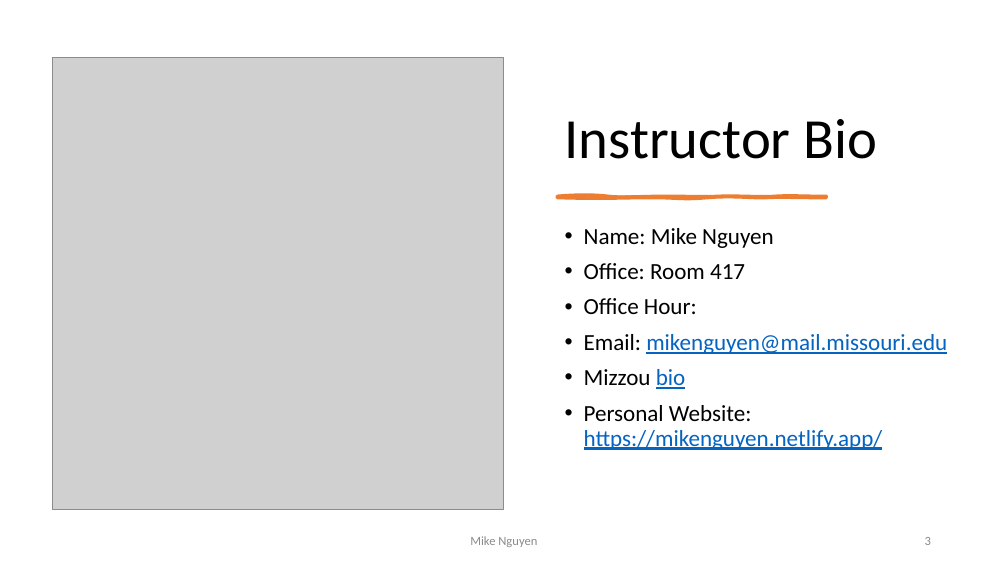
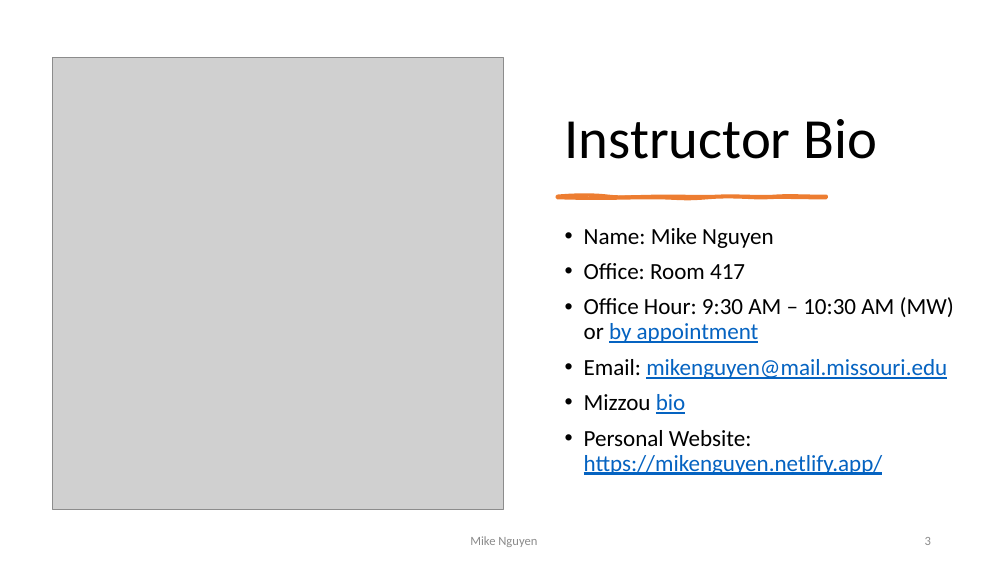
Before and after one commit to mikenguyen13/mar4050, a slide deck: slide 3 of lectures/1/1_Introduction to Marketing Research.pptx. Drawn at 1008x567 pixels with LibreOffice and Linux fonts; fonts in the diff are those of the drawing; grey boxes stand for pictures. Boxes give left, top, right and bottom in pixels: in the first picture for what was removed or moved away, otherwise in the second. Text is boxed around its words. In the diff, an @@ line names an element or a change of style, - is before the commit and + after.

```diff
--- a/lectures/1/1_Introduction to Marketing Research.pptx
+++ b/lectures/1/1_Introduction to Marketing Research.pptx
@@ text at bbox=[584, 297, 954, 343]: text changed @@
-• Office Hour:
+• Office Hour: 9:30 AM – 10:30 AM (MW)
+  or by appointment
```
Also in this commit, not shown: 4 other slides changed, 2 slides added, 8 other files.
